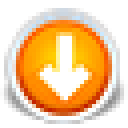
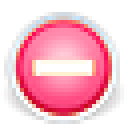
Two versions of the same layered image (128x128). Layer-by-layer changes:
hid group "sides" (4 layers) over (0, 8, 128, 124)
showed "minus", painted on it over (0, 12, 128, 124)
